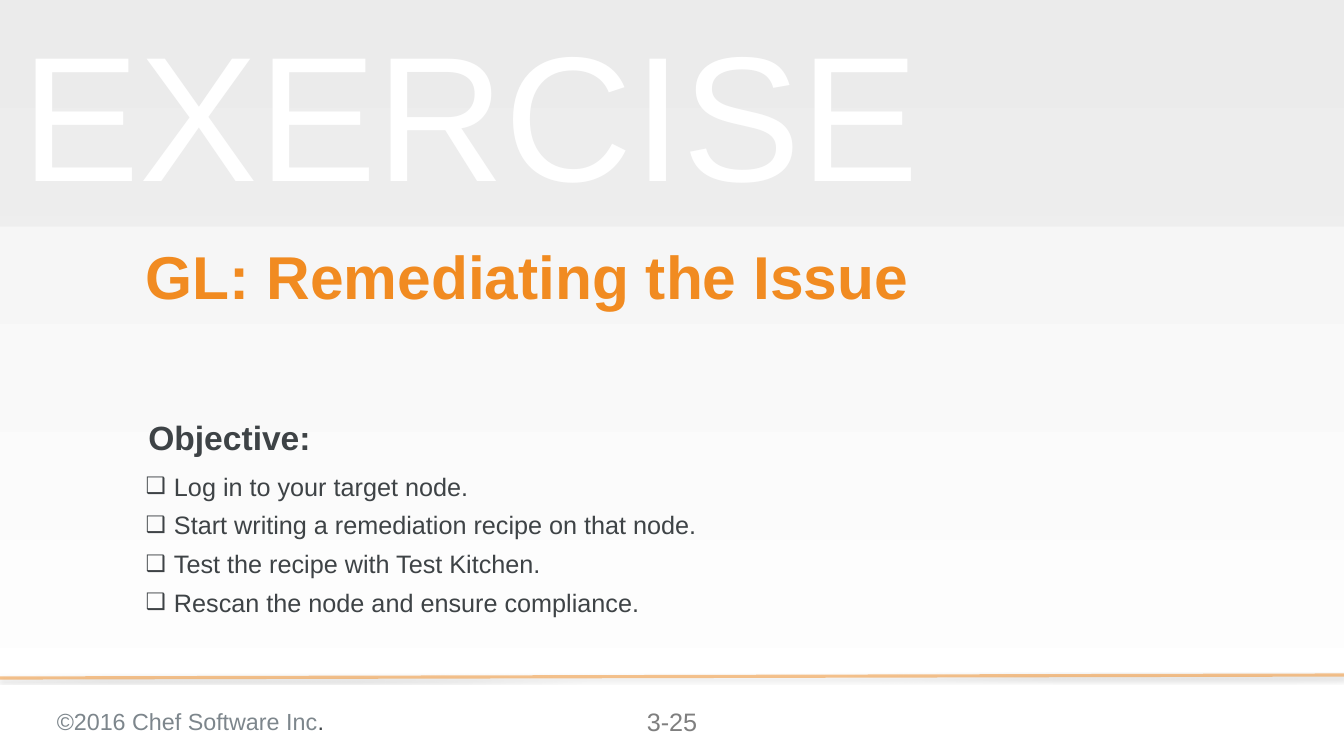
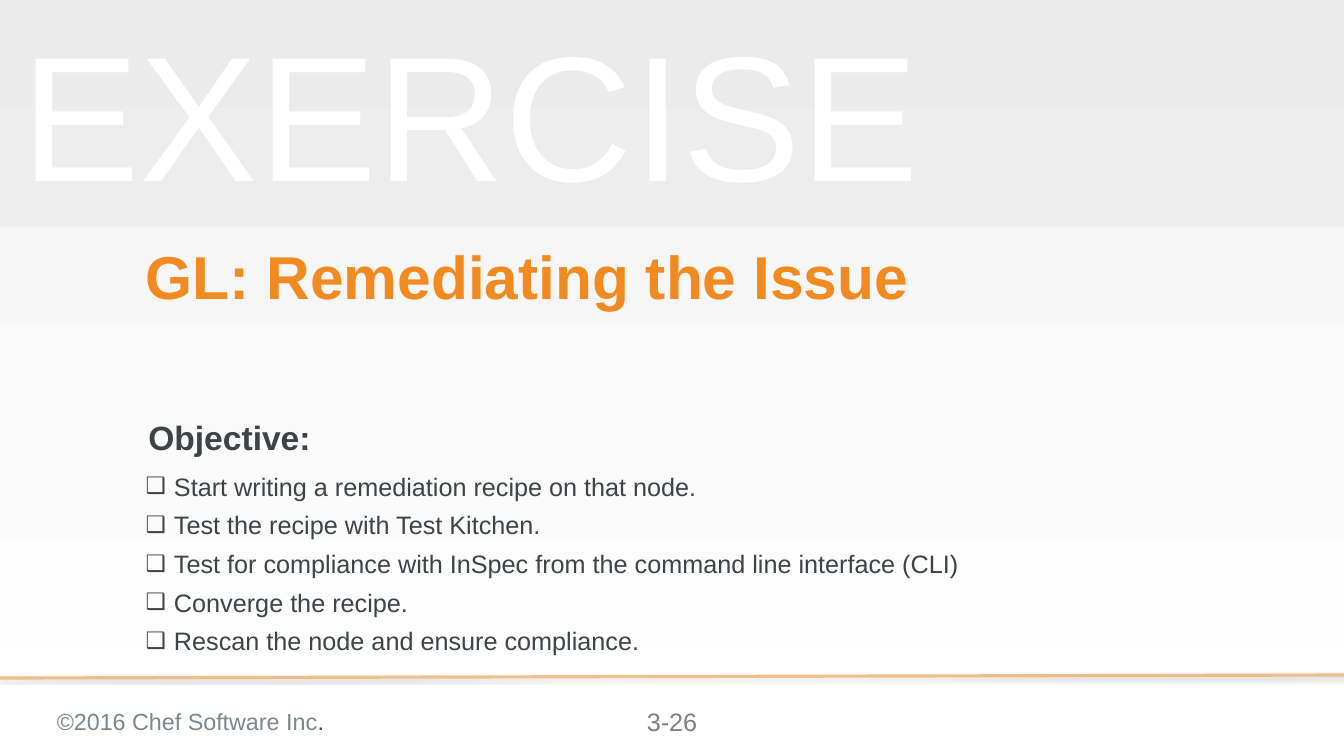
Before and after one commit to bchamby/chef-compliance-installation-configuration-operation, a slide deck: slide 26 of 03-initial-configuration-scans.pptx (slide 25 before the commit). Drawn at 1344x756 pixels with LibreOffice and Linux fonts; fonts in the diff are those of the drawing; background and template pictures are left out. Boxes give left, top, right and bottom in pixels: in the first picture for what was removed or moved away, otherwise in the second. Text is boxed around its words. In the diff, an @@ line names an element or a change of style, - is before the commit and + after.

Commit message:
create Adding Nodes in Bulk via API slide corrected a handlful of typos found during the Beta class

```diff
--- a/03-initial-configuration-scans.pptx
+++ b/03-initial-configuration-scans.pptx
@@ text at [174,477,468,501]: paragraph removed @@
-❑ Log in to your target node.
@@ text at [174,554,958,617]: paragraphs added @@
+❑ Test for compliance with InSpec from the command line interface (CLI)
+❑ Converge the recipe.
@@ page number at [647,713,697,731]: text changed @@
-3-25
+3-26
```
Also in this commit, not shown: 10 other slides changed, 1 slide added.
